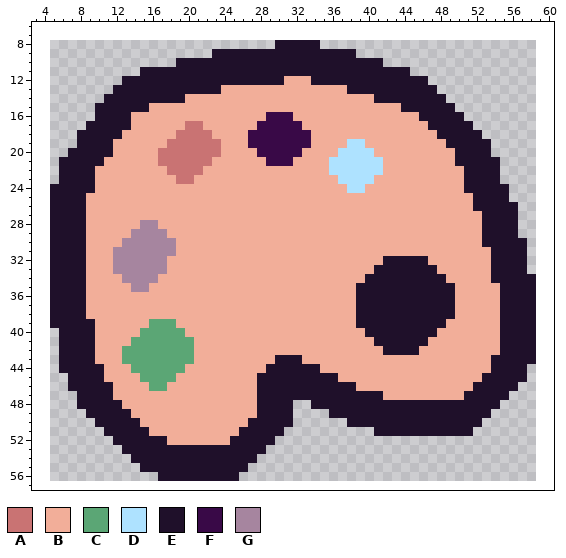
A pixel-art file gets an edit: assets/icons/src/palette.aseprite. That is the earlier state.
54x49 pixels, 1 frame. Shown: x 3..60, y 6..57. The old version is drawn lined up with the new one, on the new canvas.
Palette (. is transparent): A #c97373  B #f2ae99  C #5ba675  D #aee2ff  E #1f102a  F #390947  G #a6859f
Pixels before (only the part around the change), first column x 3:
 6 ..........................................................
 7 ..........................................................
 8 ...........................EEEEE..........................
 9 ....................EEEEEEEEEEEEEEEE......................
10 ................EEEEEEEEEEEEEEEEEEEEEEE...................
11 ............EEEEEEEEEEEEEEEEEEEEEEEEEEEEEE................
12 ..........EEEEEEEEEEEEEEEEEEBBBEEEEEEEEEEEEE..............
13 .........EEEEEEEEEEEEBBBBBBBBBBBBBBEEEEEEEEEE.............
14 ........EEEEEEEEEBBBBBBBBBBBBBBBBBBBBBEEEEEEEE............
15 .......EEEEEEBBBBBBBBBBBBBBBBBBBBBBBBBBBBEEEEEE...........
16 .......EEEEBBBBBBBBBBBBBBBFFFBBBBBBBBBBBBBBEEEEE..........
17 ......EEEEEBBBBBBAABBBBBBFFFFFBBBBBBBBBBBBBBEEEEE.........
18 .....EEEEEBBBBBBAAAABBBBFFFFFFFBBBBBBBBBBBBBBEEEEE........
19 .....EEEEBBBBBBAAAAAABBBFFFFFFFBBBBDDBBBBBBBBBEEEEE.......
20 ....EEEEEBBBBBAAAAAAABBBBFFFFFBBBBDDDDBBBBBBBBBEEEE.......
21 ...EEEEEBBBBBBAAAAAABBBBBBFFFBBBBDDDDDDBBBBBBBBEEEEE......
22 ...EEEEBBBBBBBBAAAABBBBBBBBBBBBBBDDDDDDBBBBBBBBBEEEE......
23 ...EEEEBBBBBBBBBAABBBBBBBBBBBBBBBBDDDDBBBBBBBBBBEEEE......
24 ..EEEEEBBBBBBBBBBBBBBBBBBBBBBBBBBBBDDBBBBBBBBBBBEEEEE.....
25 ..EEEEBBBBBBBBBBBBBBBBBBBBBBBBBBBBBBBBBBBBBBBBBBBEEEE.....
26 ..EEEEBBBBBBBBBBBBBBBBBBBBBBBBBBBBBBBBBBBBBBBBBBBEEEEE....
27 ..EEEEBBBBBBBBBBBBBBBBBBBBBBBBBBBBBBBBBBBBBBBBBBBBEEEE....
28 ..EEEEBBBBBBGGBBBBBBBBBBBBBBBBBBBBBBBBBBBBBBBBBBBBEEEE....
29 ..EEEEBBBBBGGGGBBBBBBBBBBBBBBBBBBBBBBBBBBBBBBBBBBBEEEE....
30 ..EEEEBBBBGGGGGGBBBBBBBBBBBBBBBBBBBBBBBBBBBBBBBBBBEEEEE...
31 ..EEEEBBBGGGGGGGBBBBBBBBBBBBBBBBBBBBBBBBBBBBBBBBBBBEEEE...
32 ..EEEEBBBGGGGGGBBBBBBBBBBBBBBBBBBBBBBBBEEEEEBBBBBBBEEEE...
33 ..EEEEBBBGGGGGGBBBBBBBBBBBBBBBBBBBBBBBEEEEEEEBBBBBBEEEE...
34 ..EEEEBBBBGGGGBBBBBBBBBBBBBBBBBBBBBBBEEEEEEEEEBBBBBEEEEE..
35 ..EEEEBBBBBGGBBBBBBBBBBBBBBBBBBBBBBBEEEEEEEEEEEBBBBBEEEE..
36 ..EEEEBBBBBBBBBBBBBBBBBBBBBBBBBBBBBBEEEEEEEEEEEBBBBBEEEE..
37 ..EEEEBBBBBBBBBBBBBBBBBBBBBBBBBBBBBBEEEEEEEEEEEBBBBBEEEE..
38 ..EEEEBBBBBBBBBBBBBBBBBBBBBBBBBBBBBBEEEEEEEEEEEBBBBBEEEE..
39 ..EEEEEBBBBBBCCCBBBBBBBBBBBBBBBBBBBBEEEEEEEEEEBBBBBBEEEE..
40 ...EEEEBBBBBCCCCCBBBBBBBBBBBBBBBBBBBBEEEEEEEEBBBBBBBEEEE..
41 ...EEEEBBBBCCCCCCCBBBBBBBBBBBBBBBBBBBBEEEEEEBBBBBBBBEEEE..
42 ...EEEEBBBCCCCCCCCBBBBBBBBBBBBBBBBBBBBBEEEEBBBBBBBBBEEEE..
43 ...EEEEBBBCCCCCCCCBBBBBBBBBEEEBBBBBBBBBBBBBBBBBBBBBEEEEE..
44 ...EEEEEBBBCCCCCCBBBBBBBBBEEEEEEBBBBBBBBBBBBBBBBBBBEEEE...
45 ....EEEEBBBBCCCCBBBBBBBBBEEEEEEEEEBBBBBBBBBBBBBBBBEEEEE...
46 ....EEEEEBBBBCCBBBBBBBBBBEEEEEEEEEEEBBBBBBBBBBBBBEEEEE....
47 .....EEEEBBBBBBBBBBBBBBBBEEEEEEEEEEEEEEBBBBBBBBBEEEEE.....
48 .....EEEEEBBBBBBBBBBBBBBBEEEE..EEEEEEEEEEEEEEEEEEEEE......
49 ......EEEEEBBBBBBBBBBBBBBEEEE....EEEEEEEEEEEEEEEEEE.......
50 .......EEEEEBBBBBBBBBBBBEEEEE......EEEEEEEEEEEEEEE........
51 ........EEEEEBBBBBBBBBBEEEEE..........EEEEEEEEEEE.........
52 .........EEEEEEBBBBBBBEEEEE...............................
53 ..........EEEEEEEEEEEEEEEE................................
54 ...........EEEEEEEEEEEEEE.................................
55 ............EEEEEEEEEEEE..................................
56 ..............EEEEEEEEE...................................
57 ..........................................................
New version:
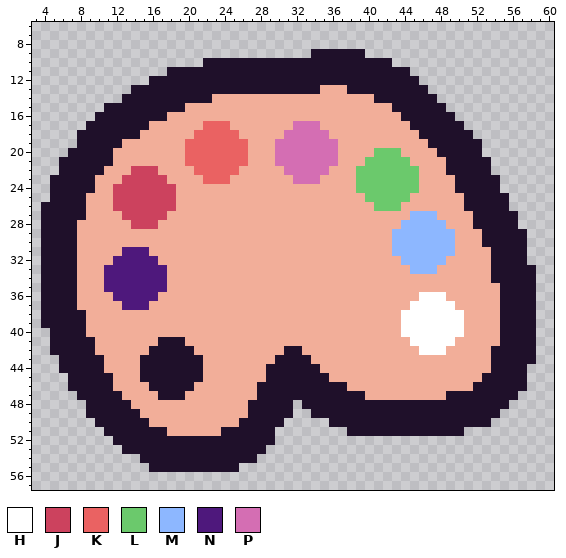
Colours new in this view: H #ffffff  J #cc425e  K #ea6262  L #6bc96c  M #8db7ff  N #4e187c  P #d46eb3
The edit:
canvas 54x49 -> 64x64, the old top-left corner now at 5,8
Changed rows in their new state; - is an unchanged pixel.
first column x 4:
 8 --------------------------.....------------------------
 9 -------------------...........-----E-------------------
10 ---------------...--------------------E----------------
11 -----------...-----------------------------------------
12 ---------...---------------EEE------------.------------
13 --------..----------EEEEEEEEEEE------------.-----------
14 -------..-------EEE-------------------------.----------
15 ------.-----EEEE-----------------------E-----.---------
16 ----------EEEE-----------BBB------------EE----.--------
17 ----------EE----BBKKK---BBBBPPP----------EE----.-------
18 ---------EE----BBKKKKK-BBBBPPPPP----------EE----.------
19 --------E-----BBKKKKKKKBBBPPPPPPP-BB-------EE----.-----
20 -------------BBBKKKKKKK-BBPPPPPPPBBBBLLL----EE---.-----
21 -------E-----BBBKKKKKKK--BPPPPPPPBBBLLLLL----E----.----
22 ------E---JJJ-BBBKKKKK-----PPPPPBBBLLLLLLL---EE---.----
23 -E-------JJJJJ-BB-KKK-------PPP--BBLLLLLLL----E--------
24 --------JJJJJJJ-------------------BLLLLLLL----E----.---
25 --------JJJJJJJ---------------------LLLLL------E-------
26 E-------JJJJJJJ----------------------LLL-------E----.--
27 E--------JJJJJ---------------------------MMM----E------
28 E---B-----JJJ---------------------------MMMMM---E------
29 E---B-----BBBB-------------------------MMMMMMM-------E-
30 E---B----BBBBBB------------------------MMMMMMM---------
31 E---B---BNNNBBB------------------------MMMMMMM---------
32 E---B---NNNNNB------------------------BBMMMMM----------
33 E---B--NNNNNNN-----------------------BBBBMMM----------E
34 E---B--NNNNNNN----------------------BBBBBBBBB----------
35 E---B--NNNNNNN---------------------BBBBBBBBBBB---------
36 E---B---NNNNN----------------------BBBBBBBHHHB---------
37 E---B----NNN-----------------------BBBBBBHHHHH---------
38 E----------------------------------BBBBBHHHHHHH--------
39 E----B------BBB--------------------BBBBBHHHHHHH--------
40 -E---B-----BBBBB--------------------BBBBHHHHHHH--------
41 -E--------BBBEEEB--------------------BBBBHHHHH---------
42 -E-------BBBEEEEE----------EE---------BBBBHHH-----E----
43 ------E--BBEEEEEEE-----------E-------------------------
44 ----------BEEEEEEE-------------------------------------
45 -------E---EEEEEEE------B-------B----------------------
46 ------------EEEEE-----------------B------------------E-
47 --------E----EEE--------------------BB-------EE-----E--
48 ----.----E-------------E-----E---------------------E---
49 ----------E------------E------EE------------------E----
50 -----------E----------E----.----EE---------------E-----
51 ------------EE------EE----.-------EEE----------.-------
52 --------------EEEEEEE----------------------------------
54 ----------.--------------------------------------------
55 -----------.----------.--------------------------------
56 -------------.........---------------------------------
Where, in picture pixels (left, top, right, bottom), the same in both pictures:
changed: (41, 40, 527, 481)
added: (527, 265, 536, 274)
